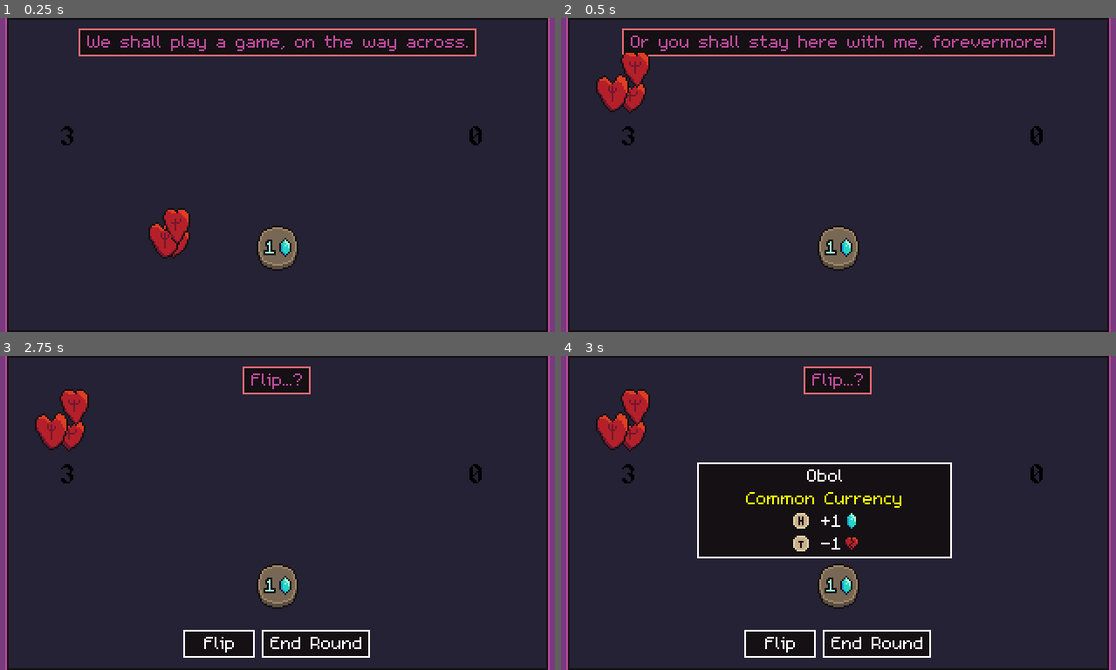
Above: before the commit, frames 1-4 (two rows, left to right).
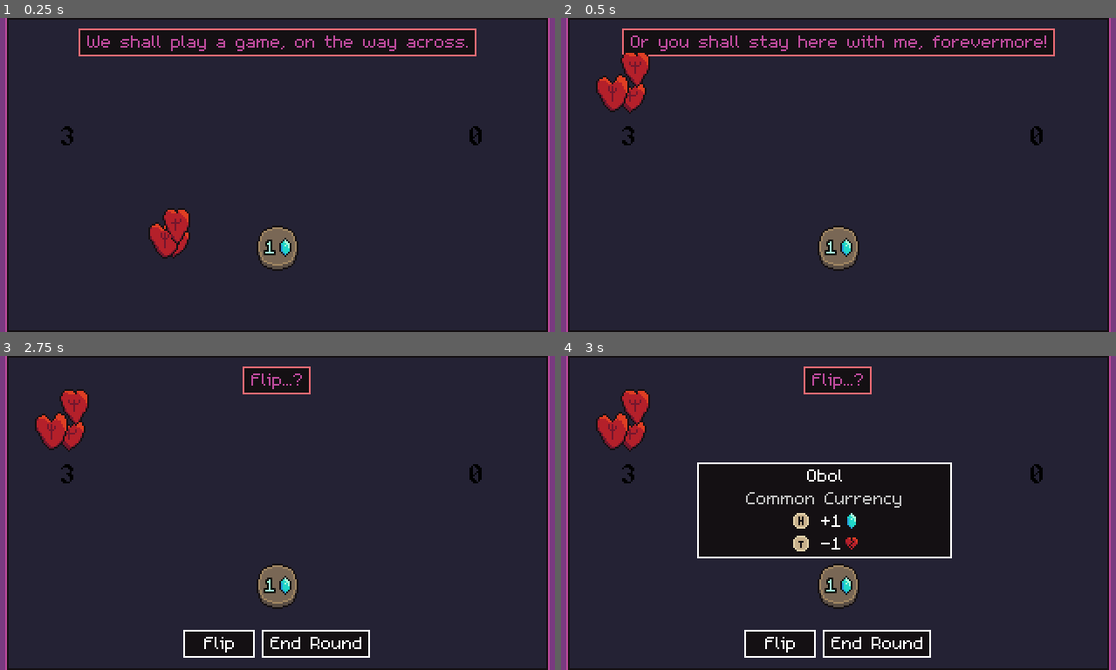
Above: after the commit, the same moments.

Repository: bdunko/Charon-s-Obol
Game: Godot game, scene res://main.tscn
Same seed, same stepped clock (60 frames per second), same inputs: the game is played once before the commit and once after it.
Inputs (mouse positions are in pixels of both pictures, inside the frame that each line leads up to):
- Up to frame 1 (0.25 s): no input
- Up to frame 2 (0.5 s): no input
- Up to frame 3 (2.75 s): tap Enter at 0.5, 2 s; move the mouse to (277, 381) at 0.52 s; click (277, 381) at 0.67 s; tap Space at 0.77, 1.25, 1.52 s; move the mouse to (216, 525) at 1.27 s; click (216, 525) at 1.42 s; move the mouse to (333, 443) at 2.02 s; click (333, 443) at 2.17 s
- Up to frame 4 (3 s): tap Space at 2.75 s; move the mouse to (810, 575) at 2.77 s; click (810, 575) at 2.92 s

Frames 1-3 are identical in both runs. In frame 4, 0.3% of the frame differs, in the area x 33-62%, y 43-49%.
Error in both runs: Assertion failed. (res://global.gd:159)

Commit message:
More colorful subtitles

Diff:
--- a/global.gd
+++ b/global.gd
@@ -263,21 +263,21 @@
 var _DIONYSUS_ICON = "res://assets/icons/dionysus_icon.png"
 var _HADES_ICON = "res://assets/icons/hades_icon.png"
 
-var GENERIC_FAMILY = CoinFamily.new("", "Common Currency", [1, 4, 9, 16], [1, 3, 8, 13], [1, 2, 3, 4], Power.NONE, "+(SOULS)[img=10x13]res://assets/icons/soul_fragment_blue_icon.png[/img]", [0, 0, 0, 0], _FRAGMENT_ICON_BLUE, _FRAGMENT_ICON_RED, _SpriteStyle.GENERIC)
-var ZEUS_FAMILY = CoinFamily.new(" of Zeus", "Lighting Strikes", [2, 8, 18, 32], [0, 0, 0, 0], [1, 2, 3, 4], Power.REFLIP, "Reflip a coin.\n((POWER_USES) charges)", [2, 3, 4, 5], _ZEUS_ICON, _FRAGMENT_ICON_RED, _SpriteStyle.GOD)
-var HERA_FAMILY = CoinFamily.new(" of Hera", "Envious Chains", [2, 8, 18, 32], [0, 0, 0, 0], [1, 2, 3, 4], Power.LOCK, "Lock a coin, prevent its next flip.\n((POWER_USES) charges)", [1, 2, 3, 4], _HERA_ICON, _FRAGMENT_ICON_RED, _SpriteStyle.GOD)
-var POSEIDON_FAMILY = CoinFamily.new(" of Poseidon", "Shake the Earth", [2, 8, 18, 32], [0, 0, 0, 0], [1, 2, 3, 4], Power.FLIP_AND_NEIGHBORS, "Reflip a coin and its neighbors.\n((POWER_USES) charges)", [1, 2, 3, 4], _POSEIDON_ICON, _FRAGMENT_ICON_RED, _SpriteStyle.GOD)
-var DEMETER_FAMILY = CoinFamily.new(" of Demeter", "Grow Ever Stronger", [2, 8, 18, 32], [0, 0, 0, 0], [1, 2,  …(169 unchanged characters)…
-var APOLLO_FAMILY = CoinFamily.new(" of Apollo", "Arrow of Light", [2, 8, 18, 32], [0, 0, 0, 0], [1, 2, 3, 4], Power.GAIN_ARROW, "+(POWER_USES) Arrow(s) of Light.\n(Arrows of Light can be used to reflip coins.)", [1, 2, 3, 4], _APOLLO_ICON, _FRAGMENT_ICON_RED, _SpriteStyle.GOD)
-var ARTEMIS_FAMILY = CoinFamily.new(" of Artemis", "Moonlit Ritual", [2, 8, 18, 32], [0, 0, 0, 0], [1, 2, 3, 4], Power.CHANGE_AND_BLURSE, "Swap tails to heads and bless; or heads to tails and curse.\n((POWER_USES) charges)", [1, 2, 3, 4], _ARTEMIS_ICON, _FRAGMENT_ICON_RED, _SpriteStyle.GOD)
-var ARES_FAMILY = CoinFamily.new(" of Ares", "Chaos of War", [2, 8, 18, 32], [0, 0, 0, 0], [1, 2, 3, 4], Power.REFLIP_ALL, "Reflip ALL other coins.\n((POWER_USES) charges)", [3, 4, 5, 6], _ARES_ICON, _FRAGMENT_ICON_RED, _SpriteStyle.GOD)
-var ATHENA_FAMILY = CoinFamily.new(" of Athena", "Phalanx Strategy", [2, 8, 18, 32], [0, 0, 0, 0], [1, 2,  …(207 unchanged characters)…
-var HEPHAESTUS_FAMILY = CoinFamily.new(" of Hephaestus", "Forged in Fire", [2, 8, 18, 32], [0, 0, 0, 0], [1, 2, 3, 4], Power.FORGE, "Upgrade a coin's value.\n((POWER_USES) charges)", [1, 2, 3, 4], _HEPHAESTUS_ICON, _FRAGMENT_ICON_RED, _SpriteStyle.GOD)
-var APHRODITE_FAMILY = CoinFamily.new(" of Aphrodite", "A Moment of Warmth", [2, 8, 18, 32], [0, 0, 0, 0], [1, 2, 3, 4], Power.RECHARGE, "Recharge a coin's power.\n((POWER_USES) charges)", [1, 2, 3, 4], _APHRODITE_ICON, _FRAGMENT_ICON_RED, _SpriteStyle.GOD)
-var HERMES_FAMILY = CoinFamily.new(" of Hermes", "From Lands Distant", [2, 8, 18, 32], [0, 0, 0, 0], [1, 2, 3, 4], Power.EXCHANGE, "Trade a coin for another of equal value.\n((POWER_USES) charges)", [1, 2, 3, 4], _HERMES_ICON, _FRAGMENT_ICON_RED, _SpriteStyle.GOD)
-var HESTIA_FAMILY = CoinFamily.new(" of Hestia", "Weary Bones Rest", [2, 8, 18, 32], [0, 0, 0, 0], [1, 2, 3, 4], Power.BLESS, "Bless a coin, making it more likely to land on heads\n((POWER_USES) charges)", [1, 2, 3, 4], _HESTIA_ICON, _FRAGMENT_ICON_RED, _SpriteStyle.GOD)
-var DIONYSUS_FAMILY = CoinFamily.new(" of Dionysus", "Wanton Revelry", [2, 8, 18, 32], [0, 0, 0, 0], [1, 2, 3, 4], Power.GAIN_COIN, "Gain a random coin.\n((POWER_USES) charges)", [1, 1, 1, 1], _DIONYSUS_ICON, _FRAGMENT_ICON_RED, _SpriteStyle.GOD)
-var HADES_FAMILY = CoinFamily.new(" of Hades", "Beyond the Pale", [2, 8, 18, 32], [0, 0, 0, 0], [1, 2,  …(222 unchanged characters)…
+var GENERIC_FAMILY = CoinFamily.new("", "[color=gray]Common Currency[/color]", [1, 4, 9, 16], [1, 3, 8, 13], [1, 2, 3, 4], Power.NONE, "+(SOULS)[img=10x13]res://assets/icons/soul_fragment_blue_icon.png[/img]", [0, 0, 0, 0], _FRAGMENT_ICON_BLUE, _FRAGMENT_ICON_RED, _SpriteStyle.GENERIC)
+var ZEUS_FAMILY = CoinFamily.new(" of Zeus", "[color=yellow]Lighting Strikes[/color]", [2, 8, 18, 32], [0, 0, 0, 0], [1, 2, 3, 4], Power.REFLIP, "Reflip a coin.\n((POWER_USES) charges)", [2, 3, 4, 5], _ZEUS_ICON, _FRAGMENT_ICON_RED, _SpriteStyle.GOD)
+var HERA_FAMILY = CoinFamily.new(" of Hera", "[color=silver]Envious Chains[/color]", [2, 8, 18, 32], [0, 0, 0, 0], [1, 2, 3, 4], Power.LOCK, "Lock a coin, prevent its next flip.\n((POWER_USES) charges)", [1, 2, 3, 4], _HERA_ICON, _FRAGMENT_ICON_RED, _SpriteStyle.GOD)
+var POSEIDON_FAMILY = CoinFamily.new(" of Poseidon", "[color=lightblue]Shake the Earth[/color]", [2, 8, 18, 32], [0, 0, 0, 0], [1, 2, 3, 4], Power.FLIP_AND_NEIGHBORS, "Reflip a coin and its neighbors.\n((POWER_USES) charges)", [1, 2, 3, 4], _POSEIDON_ICON, _FRAGMENT_ICON_RED, _SpriteStyle.GOD)
+var DEMETER_FAMILY = CoinFamily.new(" of Demeter", "[color=lightgreen]Grow Ever Stronger[/color]", [2, 8, 18, 32], [0, 0, 0, 0], [1, 2,  …(169 unchanged characters)…
+var APOLLO_FAMILY = CoinFamily.new(" of Apollo", "[color=orange]Arrows of Light[/color]", [2, 8, 18, 32], [0, 0, 0, 0], [1, 2, 3, 4], Power.GAIN_ARROW, "+(POWER_USES) Arrow(s).\n(Arrows can be used to reflip coins.)", [1, 2, 3, 4], _APOLLO_ICON, _FRAGMENT_ICON_RED, _SpriteStyle.GOD)
+var ARTEMIS_FAMILY = CoinFamily.new(" of Artemis", "[color=purple]Moonlit Ritual[/color]", [2, 8, 18, 32], [0, 0, 0, 0], [1, 2, 3, 4], Power.CHANGE_AND_BLURSE, "Swap tails to heads and Bless; or heads to tails and Curse.\n((POWER_USES) charges)", [1, 2, 3, 4], _ARTEMIS_ICON, _FRAGMENT_ICON_RED, _SpriteStyle.GOD)
+var ARES_FAMILY = CoinFamily.new(" of Ares", "[color=indianred]Chaos of War[/color]", [2, 8, 18, 32], [0, 0, 0, 0], [1, 2, 3, 4], Power.REFLIP_ALL, "Reflip ALL other coins.\n((POWER_USES) charges)", [3, 4, 5, 6], _ARES_ICON, _FRAGMENT_ICON_RED, _SpriteStyle.GOD)
+var ATHENA_FAMILY = CoinFamily.new(" of Athena", "[color=cyan]Phalanx Strategy[/color]", [2, 8, 18, 32], [0, 0, 0, 0], [1, 2,  …(207 unchanged characters)…
+var HEPHAESTUS_FAMILY = CoinFamily.new(" of Hephaestus", "[color=sienna]Forged in Fire[/color]", [2, 8, 18, 32], [0, 0, 0, 0], [1, 2, 3, 4], Power.FORGE, "Upgrade a coin's value.\n((POWER_USES) charges)", [1, 2, 3, 4], _HEPHAESTUS_ICON, _FRAGMENT_ICON_RED, _SpriteStyle.GOD)
+var APHRODITE_FAMILY = CoinFamily.new(" of Aphrodite", "[color=lightpink]A Moment of Warmth[/color]", [2, 8, 18, 32], [0, 0, 0, 0], [1, 2, 3, 4], Power.RECHARGE, "Recharge a coin's power.\n((POWER_USES) charges)", [1, 2, 3, 4], _APHRODITE_ICON, _FRAGMENT_ICON_RED, _SpriteStyle.GOD)
+var HERMES_FAMILY = CoinFamily.new(" of Hermes", "[color=lightskyblue]From Lands Distant[/color]", [2, 8, 18, 32], [0, 0, 0, 0], [1, 2, 3, 4], Power.EXCHANGE, "Trade a coin for another of equal value.\n((POWER_USES) charges)", [1, 2, 3, 4], _HERMES_ICON, _FRAGMENT_ICON_RED, _SpriteStyle.GOD)
+var HESTIA_FAMILY = CoinFamily.new(" of Hestia", "[color=sandybrown]Weary Bones Rest[/color]", [2, 8, 18, 32], [0, 0, 0, 0], [1, 2, 3, 4], Power.BLESS, "Bless a coin, making it more likely to land on heads\n((POWER_USES) charges)", [1, 2, 3, 4], _HESTIA_ICON, _FRAGMENT_ICON_RED, _SpriteStyle.GOD)
+var DIONYSUS_FAMILY = CoinFamily.new(" of Dionysus", "[color=plum]Wanton [color=palevioletred]Revelry[/color][/color]", [2, 8, 18, 32], [0, 0, 0, 0], [1, 2, 3, 4], Power.GAIN_COIN, "Gain a random coin.\n((POWER_USES) charges)", [1, 1, 1, 1], _DIONYSUS_ICON, _FRAGMENT_ICON_RED, _SpriteStyle.GOD)
+var HADES_FAMILY = CoinFamily.new(" of Hades", "[color=slateblue]Beyond the Pale[/color]", [2, 8, 18, 32], [0, 0, 0, 0], [1, 2,  …(222 unchanged characters)…
 
 var _GOD_FAMILIES = [ZEUS_FAMILY, HERA_FAMILY, POSEIDON_FAMILY, DEMETER_FAMILY, APOLLO_FAMILY, ARTEMIS_FAMILY,
 		ARES_FAMILY, ATHENA_FAMILY, HEPHAESTUS_FAMILY, APHRODITE_FAMILY, HERMES_FAMILY, HESTIA_FAMILY, DIONYSUS_FAMILY, HADES_FAMILY]
--- a/tooltip/tooltip.tscn
+++ b/tooltip/tooltip.tscn
@@ -44,10 +44,10 @@
 mouse_filter = 2
 theme = ExtResource("1_en8g6")
 bbcode_enabled = true
-text = "[center]%s
-[color=yellow]%s[/color]
-[img=12x13]res://assets/icons/heads_icon.png[/img] %s
-[img=12x13]res://assets/icons/tails_icon.png[/img] %d[img=10x13]res://assets/icons/soul_fragment_red_icon.png[/img][/center]"
+text = "[center]Title
+[color=sienna]Subtitle[/color]
+[img=12x13]res://assets/icons/heads_icon.png[/img] Power
+[img=12x13]res://assets/icons/tails_icon.png[/img] -1[img=10x13]res://assets/icons/soul_fragment_red_icon.png[/img][/center]"
 fit_content = true
 scroll_active = false
 autowrap_mode = 2
